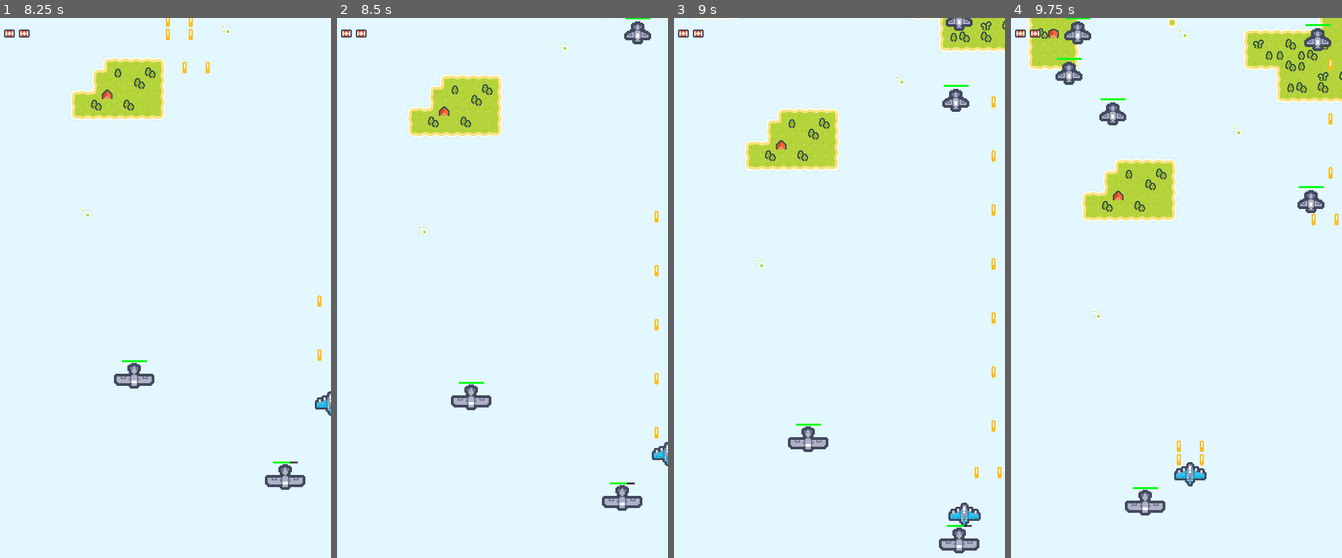
Above: before the commit, frames 1-4 (left to right).
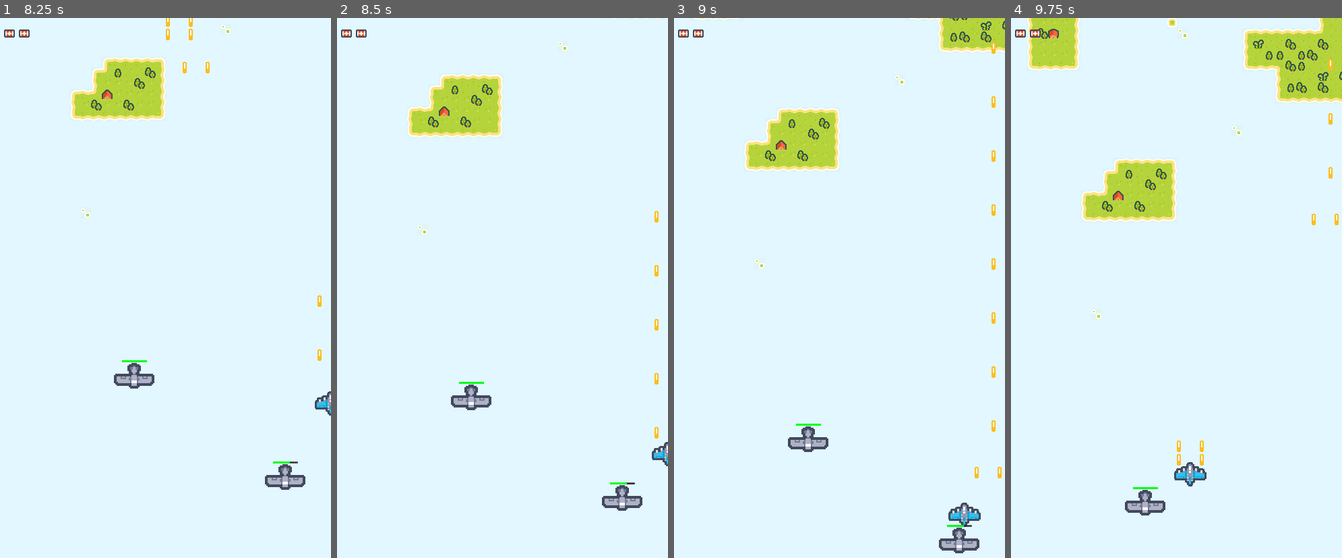
Above: after the commit, the same moments.

Repository: arisshu/BulletHell
Game: Godot game, scene res://Main Scenes/FirstLevel.tscn
Same seed, same stepped clock (60 frames per second), same inputs: the game is played once before the commit and once after it.
Inputs:
- Up to frame 1 (8.25 s): hold D (moveRight) 0.53-1.28 s; hold Space (shoot) 0.53-1.28 s; hold S (moveDown) 1.28-2.03 s; tap Space (shoot) every 1.5 s from 1.35 to 7.35 s; hold D (moveRight) 2.03-2.78 s; hold Space (shoot) 2.03-2.78 s; hold W (moveUp) 2.78-3.53 s; hold Space (shoot) 3.53-4.28 s; hold A (moveLeft) 3.53-5.03 s; hold S (moveDown) 5.03-5.78 s; hold Space (shoot) 5.03-5.78 s; hold D (moveRight) 5.78-6.53 s; hold W (moveUp) 6.53-7.28 s; hold Space (shoot) 6.53-7.28 s; hold D (moveRight) 7.28-8.03 s; hold S (moveDown) from 8.03 s (still down); hold Space (shoot) from 8.03 s (still down)
- Up to frame 2 (8.5 s): keep holding S (moveDown); keep holding Space (shoot)
- Up to frame 3 (9 s): release S (moveDown) at 8.78 s; release Space (shoot) at 8.78 s; hold A (moveLeft) from 8.78 s (still down); tap Space (shoot) at 8.85 s
- Up to frame 4 (9.75 s): release A (moveLeft) at 9.53 s; hold W (moveUp) from 9.53 s (still down); hold Space (shoot) from 9.53 s (still down)

Frame 1 is identical in both runs. In frame 2, 0.2% of the frame differs, in the area x 86-95%, y 0-5%; in frame 3, 0.4%; in frame 4, 1.2%, in the area x 13-97%, y 0-37%.

Commit message:
Fixes some enemy HP, shooting enemy move slower

Diff:
--- a/Main Scenes/FirstLevel.tscn
+++ b/Main Scenes/FirstLevel.tscn
@@ -33,43 +33,6 @@
 position = Vector2( 257, 511 )
 speed = 300.0
 
-[node name="EnemySpawner5" parent="." instance=ExtResource( 4 )]
-position = Vector2( 161, -1669 )
-enemy = 3
-enemySpeed = 140
-enemyHealth = 45
-amount = 0
-sineAmplitude = 250.0
-sineDirection = -1
-spawnInterval = 0.3
-
-[node name="SpawnTimer" type="Timer" parent="EnemySpawner5"]
-one_shot = true
-
-[node name="EnemySpawner6" parent="." instance=ExtResource( 4 )]
-position = Vector2( 395, -1811 )
-enemy = 3
-enemySpeed = 140
-enemyHealth = 45
-amount = 0
-sineAmplitude = 250.0
-spawnInterval = 0.3
-
-[node name="SpawnTimer" type="Timer" parent="EnemySpawner6"]
-one_shot = true
-
-[node name="EnemySpawner7" parent="." instance=ExtResource( 4 )]
-position = Vector2( 317, -1496 )
-enemy = 3
-enemySpeed = 140
-enemyHealth = 45
-amount = 0
-sineAmplitude = 250.0
-spawnInterval = 0.3
-
-[node name="SpawnTimer" type="Timer" parent="EnemySpawner7"]
-one_shot = true
-
 [node name="L1" type="Node2D" parent="."]
 
 [node name="EnemySpawner" parent="L1" instance=ExtResource( 4 )]
@@ -123,7 +86,7 @@
 [node name="L2" type="Node2D" parent="."]
 
 [node name="EnemySpawner3" parent="L2" instance=ExtResource( 4 )]
-position = Vector2( 135, -1015 )
+position = Vector2( 135, -1335 )
 enemy = 2
 enemySpeed = 200
 enemyHealth = 4
@@ -136,7 +99,7 @@
 one_shot = true
 
 [node name="EnemySpawner4" parent="L2" instance=ExtResource( 4 )]
-position = Vector2( 428, -949 )
+position = Vector2( 428, -1269 )
 enemy = 2
 enemySpeed = 200
 enemyHealth = 1
@@ -147,12 +110,161 @@
 [node name="SpawnTimer" type="Timer" parent="L2/EnemySpawner4"]
 one_shot = true
 
-[connection signal="timeout" from="EnemySpawner5/SpawnTimer" to="EnemySpawner5" method="_on_SpawnTimer_timeout"]
-[connection signal="timeout" from="EnemySpawner6/SpawnTimer" to="EnemySpawner6" method="_on_SpawnTimer_timeout"]
-[connection signal="timeout" from="EnemySpawner7/SpawnTimer" to="EnemySpawner7" method="_on_SpawnTimer_timeout"]
+[node name="L3" type="Node2D" parent="."]
+
+[node name="EnemySpawner5" parent="L3" instance=ExtResource( 4 )]
+position = Vector2( 237, -2064 )
+enemy = 3
+enemySpeed = 80
+enemyHealth = 10
+amount = 0
+sineAmplitude = 250.0
+sineDirection = -1
+spawnInterval = 0.3
+
+[node name="SpawnTimer" type="Timer" parent="L3/EnemySpawner5"]
+one_shot = true
+
+[node name="EnemySpawner8" parent="L3" instance=ExtResource( 4 )]
+position = Vector2( 118, -2401 )
+enemy = 3
+enemySpeed = 80
+enemyHealth = 10
+amount = 0
+sineAmplitude = 250.0
+sineDirection = -1
+spawnInterval = 0.3
+
+[node name="SpawnTimer" type="Timer" parent="L3/EnemySpawner8"]
+one_shot = true
+
+[node name="EnemySpawner9" parent="L3" instance=ExtResource( 4 )]
+position = Vector2( 310, -2486 )
+enemy = 3
+enemySpeed = 80
+enemyHealth = 10
+amount = 0
+sineAmplitude = 250.0
+sineDirection = -1
+spawnInterval = 0.3
+
+[node name="SpawnTimer" type="Timer" parent="L3/EnemySpawner9"]
+one_shot = true
+
+[node name="EnemySpawner6" parent="L3" instance=ExtResource( 4 )]
+position = Vector2( 471, -2206 )
+enemy = 3
+enemySpeed = 80
+enemyHealth = 10
+amount = 0
+sineAmplitude = 250.0
+spawnInterval = 0.3
+
+[node name="SpawnTimer" type="Timer" parent="L3/EnemySpawner6"]
+one_shot = true
+
+[node name="EnemySpawner7" parent="L3" instance=ExtResource( 4 )]
+position = Vector2( 393, -1891 )
+enemy = 3
+spawnerSpeed = 140
+enemySpeed = 80
+enemyHealth = 10
+amount = 0
+sineAmplitude = 250.0
+spawnInterval = 0.3
+
+[node name="SpawnTimer" type="Timer" parent="L3/EnemySpawner7"]
+one_shot = true
+
+[node name="EnemySpawner10" parent="L3" instance=ExtResource( 4 )]
+position = Vector2( 58, -2953 )
+enemy = 3
+enemySpeed = 80
+enemyHealth = 10
+amount = 0
+sineAmplitude = 250.0
+sineDirection = -1
+spawnInterval = 0.3
+
+[node name="SpawnTimer" type="Timer" parent="L3/EnemySpawner10"]
+one_shot = true
+
+[node name="EnemySpawner11" parent="L3" instance=ExtResource( 4 )]
+position = Vector2( 134, -2953 )
+enemy = 3
+enemySpeed = 80
+enemyHealth = 10
+amount = 0
+sineAmplitude = 250.0
+sineDirection = -1
+spawnInterval = 0.3
+
+[node name="SpawnTimer" type="Timer" parent="L3/EnemySpawner11"]
+one_shot = true
+
+[node name="EnemySpawner12" parent="L3" instance=ExtResource( 4 )]
+position = Vector2( 219, -2953 )
+enemy = 3
+enemySpeed = 80
+enemyHealth = 10
+amount = 0
+sineAmplitude = 250.0
+sineDirection = -1
+spawnInterval = 0.3
+
+[node name="SpawnTimer" type="Timer" parent="L3/EnemySpawner12"]
+one_shot = true
+
+[node name="EnemySpawner13" parent="L3" instance=ExtResource( 4 )]
+position = Vector2( 304, -2953 )
+enemy = 3
+enemySpeed = 80
+enemyHealth = 10
+amount = 0
+sineAmplitude = 250.0
+spawnInterval = 0.3
+
+[node name="SpawnTimer" type="Timer" parent="L3/EnemySpawner13"]
+one_shot = true
+
+[node name="EnemySpawner14" parent="L3" instance=ExtResource( 4 )]
+position = Vector2( 380, -2954 )
+enemy = 3
+enemySpeed = 80
+enemyHealth = 10
+amount = 0
+sineAmplitude = 250.0
+spawnInterval = 0.3
+
+[node name="SpawnTimer" type="Timer" parent="L3/EnemySpawner14"]
+one_shot = true
+
+[node name="EnemySpawner15" parent="L3" instance=ExtResource( 4 )]
+position = Vector2( 459, -2954 )
+enemy = 3
+enemySpeed = 80
+enemyHealth = 10
+amount = 0
+sineAmplitude = 250.0
+spawnInterval = 0.3
+
+[node name="SpawnTimer" type="Timer" parent="L3/EnemySpawner15"]
+one_shot = true
+
 [connection signal="timeout" from="L1/EnemySpawner/SpawnTimer" to="L1/EnemySpawner" method="_on_SpawnTimer_timeout"]
 [connection signal="timeout" from="L1/EnemySpawner2/SpawnTimer" to="L1/EnemySpawner2" method="_on_SpawnTimer_timeout"]
 [connection signal="timeout" from="L1/EnemySpawner4/SpawnTimer" to="L1/EnemySpawner4" method="_on_SpawnTimer_timeout"]
 [connection signal="timeout" from="L1/EnemySpawner3/SpawnTimer" to="L1/EnemySpawner3" method="_on_SpawnTimer_timeout"]
 [connection signal="timeout" from="L2/EnemySpawner3/SpawnTimer" to="L2/EnemySpawner3" method="_on_SpawnTimer_timeout"]
 [connection signal="timeout" from="L2/EnemySpawner4/SpawnTimer" to="L2/EnemySpawner4" method="_on_SpawnTimer_timeout"]
+[connection signal="timeout" from="L3/EnemySpawner5/SpawnTimer" to="L3/EnemySpawner5" method="_on_SpawnTimer_timeout"]
+[connection signal="timeout" from="L3/EnemySpawner8/SpawnTimer" to="L3/EnemySpawner8" method="_on_SpawnTimer_timeout"]
+[connection signal="timeout" from="L3/EnemySpawner9/SpawnTimer" to="L3/EnemySpawner9" method="_on_SpawnTimer_timeout"]
+[connection signal="timeout" from="L3/EnemySpawner6/SpawnTimer" to="L3/EnemySpawner6" method="_on_SpawnTimer_timeout"]
+[connection signal="timeout" from="L3/EnemySpawner7/SpawnTimer" to="L3/EnemySpawner7" method="_on_SpawnTimer_timeout"]
+[connection signal="timeout" from="L3/EnemySpawner10/SpawnTimer" to="L3/EnemySpawner10" method="_on_SpawnTimer_timeout"]
+[connection signal="timeout" from="L3/EnemySpawner11/SpawnTimer" to="L3/EnemySpawner11" method="_on_SpawnTimer_timeout"]
+[connection signal="timeout" from="L3/EnemySpawner12/SpawnTimer" to="L3/EnemySpawner12" method="_on_SpawnTimer_timeout"]
+[connection signal="timeout" from="L3/EnemySpawner13/SpawnTimer" to="L3/EnemySpawner13" method="_on_SpawnTimer_timeout"]
+[connection signal="timeout" from="L3/EnemySpawner14/SpawnTimer" to="L3/EnemySpawner14" method="_on_SpawnTimer_timeout"]
+[connection signal="timeout" from="L3/EnemySpawner15/SpawnTimer" to="L3/EnemySpawner15" method="_on_SpawnTimer_timeout"]
